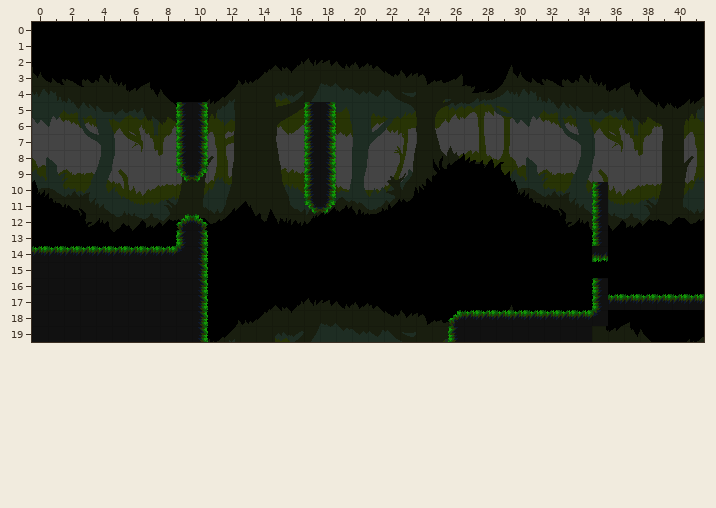
Tiled map (JSON): assets/tilemaps/levels/level1_3.json. That is the earlier state.
Cells are 16x16 px. Shown: x 0..41, y 0..19.
The result:
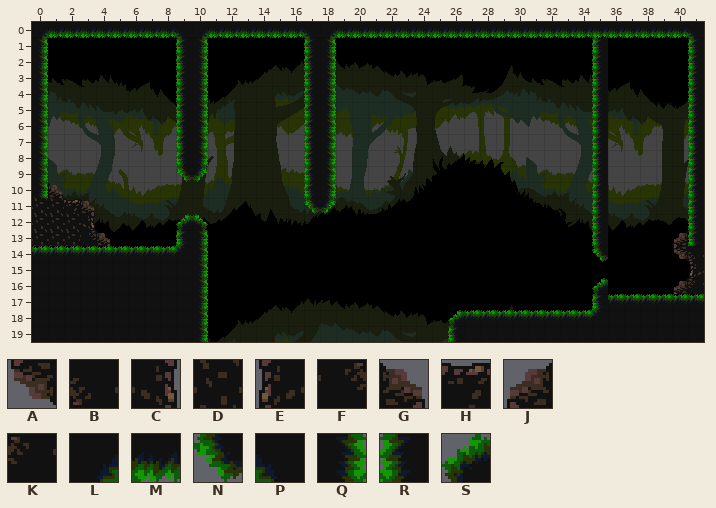
Key: from "SheetB": A 69, B 70, C 79, D 81, E 83, F 92, G 93, H 94, J 95, K 96, L 105, M 107, N 108, P 109, Q 118, R 122, S 134.
_ is an empty cell.
The edit:
Layer "platforms":
The author put tile L in row 0 at x 0, 10 and 18.
The author put tile M in row 0 at x 1 to 8, 11 to 16 and 19 to 40.
Tile M becomes tile N in row 14 at x 35.
The author put tile P in row 0 at x 9, 17 and 41.
The author put tile Q in rows 1 to 4 at x 0, 10 and 18; in rows 5 to 10 at x 0.
The author put tile R in rows 1 to 4 at x 9, 17, 35 and 41; in rows 5 to 9 at x 35 and 41; in rows 10 to 13 at x 41.
Tile R becomes tile S in row 16 at x 35.
Layer "deco":
The author put tile A in row 14 at x 40.
The author put tile B in row 14 at x 41.
The author put tile C in row 12 at x 3.
The author put tile D in row 11 at x 0 to 1; in rows 12 to 13 at x 0 to 2.
The author put tile E in row 15 at x 41.
The author put tile F in row 13 at x 3.
The author put tile G in row 10 at x 1; in row 11 at x 3; in row 13 at x 4.
The author put tile H in row 11 at x 2.
The author put tile J in row 13 at x 40; in row 16 at x 40.
The author put tile K in row 16 at x 41.
Where, in picture pixels (left, top, right, bottom), the same in both pictures:
changed: (32, 22, 704, 294)
